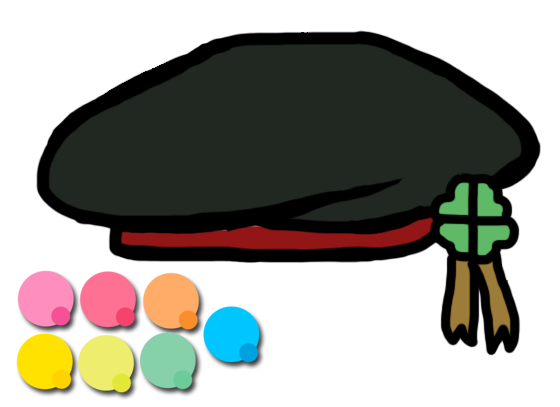
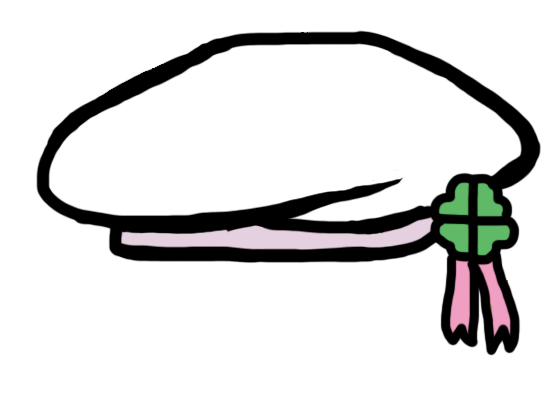
Layer changes from the first 560 x 407 image to the second:
hid "Colors" over bbox(16, 270, 260, 393)
moved "Ribbon" above "Ribbon Gold" over bbox(111, 177, 511, 344)
moved "White" above "Black" over bbox(48, 43, 522, 250)
